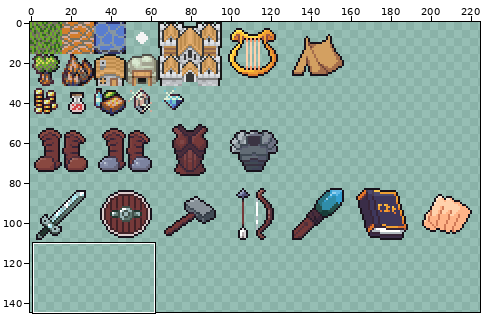
File history of a sprite sheet, Assets/Resources/Sprites/misc.png. Above, an overview of the earlier version with the close-up marked.
Close-up. Before the commit:
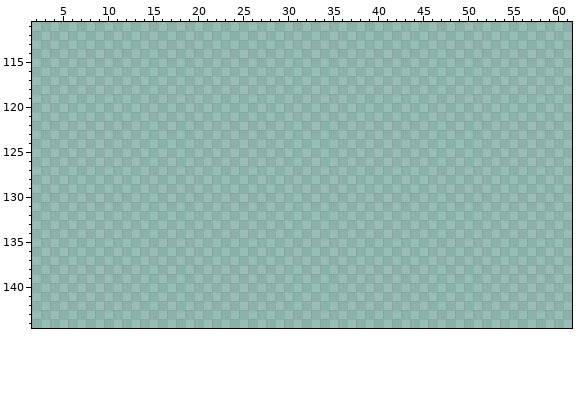
The file is 256x256 pixels. Colours within 5 levels of each other are drawn and written as one. Shown: x 2..61, y 111..144. The wide view leaves out empty margins.
Palette (. is transparent): 
And afterwards:
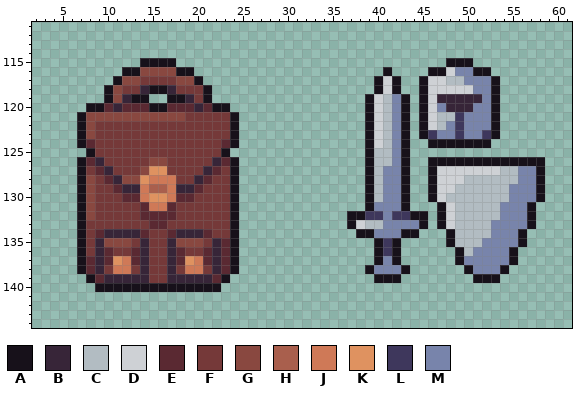
Colours new in this view: A #17111a  B #372538  C #b2bcc2  D #ced1d5  E #5a2932  F #753939  G #894840  H #a95f4d  J #cf7957  K #df9260  L #3e375c  M #7884ab
Changes in this commit:
Changed rows in their new state; - is an unchanged pixel.
first column x 7:
115 -------AAAA------------------------------AAA--------
116 -----AAGGGGAA---------------------A----AADMMAA------
117 ----AGGFFFFGGA-------------------ADA--ADDCCMMMA-----
118 ---AGFFBAABFFFA------------------ADA--ADDDDDMMA-----
119 ---AGBAA--AABFA-----------------ADCMA-ADBBBBBMA-----
120 -AAEBEEEAAEEEBEAA---------------ADCMA-ADMBBBMMA-----
121 AGGGGGGGGGGGFFFFFA--------------ADCMA-ADCCLMMMA-----
122 AGFFFFFFFFFFFFFFFA--------------ADCMA-ADCMLMMMA-----
123 AGFFFFFFFFFFFFFFFA--------------ADCMA-ALMMLMMLA-----
124 AEFFFFFFFFFFFFFFEA--------------ADCMA--AAAAAAA------
125 -AFFFFFFFFFFFFFFA---------------ACCMA---------------
126 AEBFFFFFGGFFFFFBEA--------------ACCMA--AAAAAAAAAAAAA
127 AFEBFFFGKKFFFFBEFA--------------ACMMA--ADDDDDDDCCMMA
128 AGFEBGGKJJJFFBEFFA--------------ACMMA--ADDDCCCCCCMMA
129 AGFFEBBJHHJBBEFFFA--------------ACMMA--ADDCCCCCCMMMA
130 AGFFFEEJKKJEEFFFFA--------------ACMMA--ADCCCCCCCMMMA
131 AGFFFFFEJJEFFFFFFA--------------AMMMA---ADCCCCCMMMA-
132 AGFFFFFEEEEFFFFFFA------------AALLMLLAA-ADCCCCCMMMA-
133 AFFFFFFFEEFFFFFFFA------------ADCCMMMMA-ADCCCCMMMMA-
134 AFEBBBBEFFEBBBEFFA-------------AAMMMAA---ACCCCMMMA--
135 AFBGGGFBFFBGGGFBEA---------------ALA-----ACCCMMMMA--
136 AFBEFFEBFFBEFFEBEA---------------ALA------ACMMMMA---
137 AEBEKJEBFFBEKJEBEA---------------AMA------AMMMMMA---
138 AEBFJJFBFFBFJJFBEA--------------AMMMA------AMMMA----
139 -AEBBBBBFFBBBBBEA----------------AAA--------AAA-----
140 --AAAAAAAAAAAAAA------------------------------------
Where, in picture pixels (left, top, right, bottom), the same in both close-ups:
added: (77, 58, 239, 292)
added: (347, 58, 545, 283)
